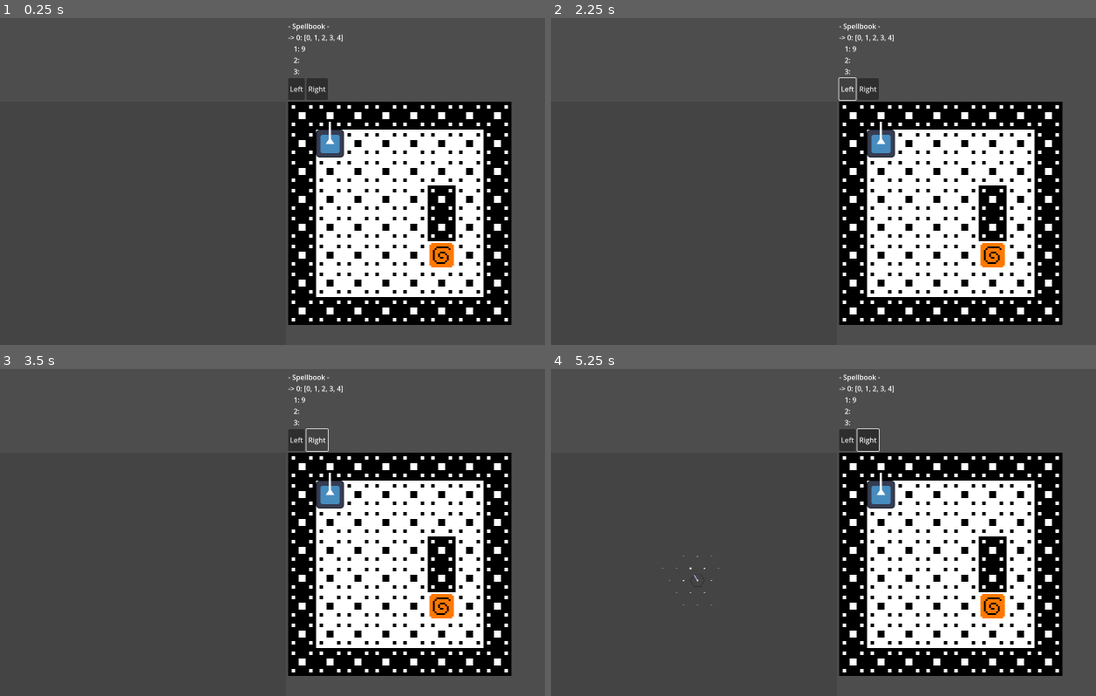
Above: before the commit, frames 1-4 (two rows, left to right).
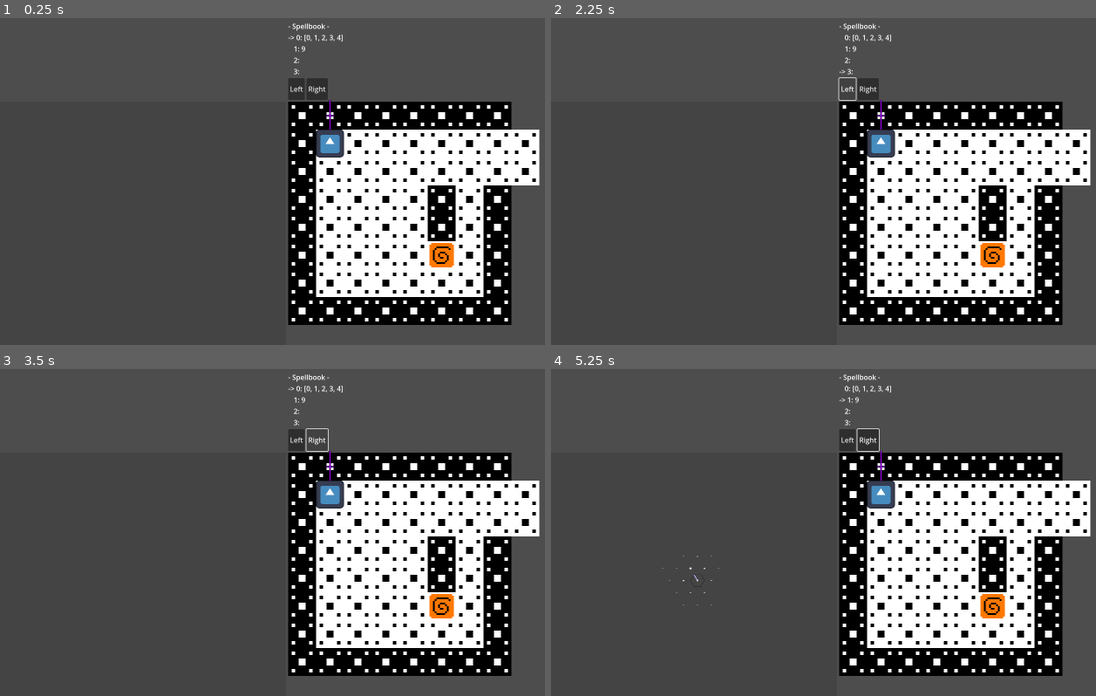
Above: after the commit, the same moments.

Repository: Nauviax/Hexgame
Game: Godot game, scene res://main_scene/main_scene.tscn
Same seed, same stepped clock (60 frames per second), same inputs: the game is played once before the commit and once after it. The engine's default icon, where the game draws it, is replaced by a stand-in: a white triangle on a blue panel in a dark square.
Inputs (mouse positions are in pixels of both pictures, inside the frame that each line leads up to):
- Up to frame 1 (0.25 s): no input
- Up to frame 2 (2.25 s): click "Left" at 0.5 s; click "Right" at 1.25 s; click "Left" at 2 s
- Up to frame 3 (3.5 s): click "Right" at 2.75 s
- Up to frame 4 (5.25 s): click "Left" at 3.5 s; click "Right" at 4.25 s; tap Enter at 5 s; move the mouse to (692, 575) at 5.02 s; click (692, 575) at 5.17 s

The runs differ from the first frame. In frame 1, 1.8% of the frame differs, in the area x 57-100%, y 25-52%; in frame 2, 1.9%; in frame 3, 1.8%; in frame 4, 1.9%, in the area x 52-100%, y 5-52%.

Commit message:
Raycasting implemented, block and entity. Player line looks cooler too.

Diff:
--- a/entity/non_player/iota_haver.gd
+++ b/entity/non_player/iota_haver.gd
@@ -13,7 +13,7 @@
 @export var sb_write: bool = true
 
 # Looking dir set (Should be normalized)
-@export var look_dir: Vector2 = Vector2(-1, 0)
+@export var look_dir: Vector2 = Vector2(-1.0, 0.0)
 
 # Init object
 func _ready():
--- a/entity/non_player/iota_haver.tscn
+++ b/entity/non_player/iota_haver.tscn
@@ -1,10 +1,18 @@
-[gd_scene load_steps=3 format=3 uid="uid://cbo0lm0clhhmu"]
+[gd_scene load_steps=4 format=3 uid="uid://cbo0lm0clhhmu"]
 
 [ext_resource type="Script" path="res://entity/non_player/iota_haver.gd" id="1_fbb2e"]
-[ext_resource type="Texture2D" uid="uid://cicqmvqwp8vi8" path="res://resources/sprites/temp/ShittyEntitySprite.png" id="2_aekvw"]
+[ext_resource type="Texture2D" uid="uid://cicqmvqwp8vi8" path="res://resources/sprites/ShittyEntitySprite.png" id="2_my1yg"]
+
+[sub_resource type="RectangleShape2D" id="RectangleShape2D_b3m4m"]
+size = Vector2(64, 64)
 
 [node name="IotaHaver" type="Node2D"]
 script = ExtResource("1_fbb2e")
 
 [node name="Sprite2D" type="Sprite2D" parent="."]
-texture = ExtResource("2_aekvw")
+texture = ExtResource("2_my1yg")
+
+[node name="StaticBody2D" type="StaticBody2D" parent="."]
+
+[node name="CollisionShape2D" type="CollisionShape2D" parent="StaticBody2D"]
+shape = SubResource("RectangleShape2D_b3m4m")
--- a/entity/player/player.gd
+++ b/entity/player/player.gd
@@ -18,13 +18,14 @@
 func _ready():
 	# Player character normally has 4 iota slots, and their spellbook can be read from but not written to externally.
 	entity.set_spellbook(true, false, player_sb)
+	entity.look_dir = Vector2(0.0, -1.0) # Init just look up
 
 # Func for aiming player's look line (Taking in mouse position)
 func set_look_dir(mouse_pos: Vector2):
 	# Set the look line's end position to the mouse position
 	look_line.points[1] = mouse_pos
 	# Adjust entity look unit vector
-	entity.look_dir = (mouse_pos - entity.pos).normalized()
+	entity.look_dir = mouse_pos.normalized()
 
 
 # Player controls
@@ -36,7 +37,4 @@
 		if event.button_index == MOUSE_BUTTON_RIGHT and event.is_pressed() == true:
 			print("Player recognized R_click")
 	if event is InputEventMouseMotion:
-		# Set the look line's end position to the mouse position
-		look_line.points[1] = to_local(event.position)
-		# Adjust entity look unit vector
-		entity.look_dir = (look_line.points[1] - position).normalized() # !!!!!!!!!! NOT LOCAL OR SOMETHING
+		set_look_dir(to_local(event.position))
--- a/entity/player/player.tscn
+++ b/entity/player/player.tscn
@@ -1,16 +1,27 @@
-[gd_scene load_steps=3 format=3 uid="uid://crqwgh2ejsj6j"]
+[gd_scene load_steps=5 format=3 uid="uid://crqwgh2ejsj6j"]
 
 [ext_resource type="Texture2D" uid="uid://deq85nlvq103y" path="res://icon.svg" id="1_3bml7"]
 [ext_resource type="Script" path="res://entity/player/player.gd" id="1_vgx7j"]
+[ext_resource type="Texture2D" uid="uid://bkenq7bgqh8cl" path="res://resources/sprites/LookLine.png" id="3_f244p"]
+
+[sub_resource type="RectangleShape2D" id="RectangleShape2D_r3tw1"]
+size = Vector2(64, 64)
 
 [node name="Player" type="Node2D"]
 script = ExtResource("1_vgx7j")
 player_sb = null
 
+[node name="Look_Dir" type="Line2D" parent="."]
+points = PackedVector2Array(0, 0, 0, -100)
+width = 64.0
+texture = ExtResource("3_f244p")
+texture_mode = 1
+
 [node name="Body" type="Sprite2D" parent="."]
+scale = Vector2(0.5, 0.5)
 texture = ExtResource("1_3bml7")
 
-[node name="Look_Dir" type="Line2D" parent="."]
-points = PackedVector2Array(0, 0, 0, -100)
+[node name="CharacterBody2D" type="CharacterBody2D" parent="."]
 
-[node name="RayCast2D" type="RayCast2D" parent="Look_Dir"]
+[node name="CollisionShape2D" type="CollisionShape2D" parent="CharacterBody2D"]
+shape = SubResource("RectangleShape2D_r3tw1")
--- a/hexecutor/hexecutor.gd
+++ b/hexecutor/hexecutor.gd
@@ -14,12 +14,12 @@
 # The stack (Very important)
 var stack = []
 
-# A reference to the level_info the caster is a part of.
+# A reference to the level_base the caster is a part of.
 # Used to get entities and other level data for certian patterns.
-var level_info = null
+var level_base = null
 
 # The entity casting this hex (Normally the player)
-# Should be an entity from level_info, but not *necessarily* the player.
+# Should be an entity from level_base, but not *necessarily* the player.
 var caster: Entity = null
 
 # Consideration Mode
@@ -47,8 +47,8 @@
 
 # Constructor
 # If not given a main_scene, will not update the stack display.
-func _init(level_info, caster, main_scene = null):
-	self.level_info = level_info
+func _init(level_base, caster, main_scene = null):
+	self.level_base = level_base
 	self.caster = caster
 	self.main_scene = main_scene
 
--- a/levels/base/level_base.gd
+++ b/levels/base/level_base.gd
@@ -8,9 +8,51 @@
 # Player object for the level
 @onready var player = $Player
 
+# Tilemap for the level
+@onready var tilemap = $TileMap
+
+# Raycast objects for the level (Enabled = false)
+@onready var raycast_b = $Hex_Block_Raycast
+@onready var raycast_e = $Hex_Entity_Raycast
+
 # Generate rest of base level info
 func _ready():
 	# Get all children, add to entities array if they are an entity (!!!)
 	for child in get_children():
 		if "entity" in child:
 			entities.append(child.entity)
+
+
+# Raycasts for hexes
+static var raycast_dist = 1024 # (16 * 64, or 16 tiles)
+func block_raycast(pos, dir):
+	raycast_b.target_position = dir * raycast_dist
+	raycast_b.position = pos
+	raycast_b.force_raycast_update() # Works while disabled
+	if not raycast_b.is_colliding():
+		return null
+	var hit_pos = tilemap.to_local(raycast_b.get_collision_point())
+	var adj_pos = hit_pos - (raycast_b.get_collision_normal() * Entity.FAKE_SCALE / 2) # Nudge half a tile's width (Correct tile selection)
+	return tilemap.local_to_map(adj_pos)
+
+func block_side_raycast(pos, dir):
+	raycast_b.target_position = dir * raycast_dist
+	raycast_b.position = pos
+	raycast_b.force_raycast_update() # Works while disabled
+	if not raycast_b.is_colliding():
+		return null
+	return raycast_b.get_collision_normal()
+
+func entity_raycast(pos, dir):
+	raycast_e.target_position = dir * raycast_dist
+	raycast_e.position = pos
+	raycast_e.force_raycast_update() # Works while disabled
+	# if not raycast_e.is_colliding():
+	# 	return null # Possibly redundant, but at least no surprises.
+	var hit = raycast_e.get_collider()
+	if hit == null:
+		return null # Miss
+	var hit_parent = hit.get_parent()
+	if not "entity" in hit_parent: # If we hit something that isn't an entity (Like a wall)
+		return null
+	return hit_parent.entity
--- a/levels/base/level_base.tscn
+++ b/levels/base/level_base.tscn
@@ -7,6 +7,14 @@
 [node name="LevelBase" type="Node2D"]
 script = ExtResource("1_3xh2x")
 
+[node name="Hex_Entity_Raycast" type="RayCast2D" parent="."]
+enabled = false
+collision_mask = 3
+
+[node name="Hex_Block_Raycast" type="RayCast2D" parent="."]
+enabled = false
+collision_mask = 2
+
 [node name="TileMap" type="TileMap" parent="."]
 tile_set = ExtResource("1_2okn0")
 format = 2
@@ -14,5 +22,3 @@
 
 [node name="Player" parent="." instance=ExtResource("2_avtny")]
 position = Vector2(96, 96)
-scale = Vector2(0.5, 0.5)
-player_sb = null
--- a/levels/test_level.tscn
+++ b/levels/test_level.tscn
@@ -5,11 +5,11 @@
 
 [node name="LevelBase" instance=ExtResource("1_eox3x")]
 
-[node name="TileMap" parent="." index="0"]
-layer_0/tile_data = PackedInt32Array(0, 0, 0, 65536, 0, 0, 1 …(116 unchanged characters)… 0, 5, 0, 0, 6, 0, 0, 7, 0, 0, 65543, 0, 0, 262151, 0, 0, 327687, 0, 0, 393223, 0, 0, 458758, 0, 0, 458757, 0, 0, 458756, 0, 0, 458755, 0, 0, 458754, 0, 0, 458753, 0, 0, 131079, 0, 0, 196615, 0, 0, 458759, 0, 0, 65537, 0, 1, 131073, 0, 1, 196609, 0, 1, 262145, 0, 1, 327681, 0, 1, 393217, 0, 1, 393218, 0, 1, 393219, 0, 1, 393220, 0, 1, 393221, 0, 1, 393222, 0, 1, 327686, 0, 1, 262150, 0, 1, 196614, 0, 1, 196613, 0, 0, 131077, 0, 1, 65541, 0, 1, 65542, 0, 1, 131078, 0, 1, 65540, 0, 1, 65539, 0, 1, 65538, 0, 1, 131074, 0, 1, 196610, 0, 1, 262147, 0, 1, 196612, 0, 1, 131076, 0, 1, 131075, 0, 1, 262146, 0, 1, 327682, 0, 1, 327683, 0, 1, 327684, 0, 1, 262148, 0, 1, 196611, 0, 1, 262149, 0, 0, 327685, 0, 1)
+[node name="TileMap" parent="." index="2"]
+layer_0/tile_data = PackedInt32Array(0, 0, 0, 65536, 0, 0, 1 …(116 unchanged characters)… 0, 5, 0, 0, 6, 0, 0, 7, 0, 0, 65543, 0, 1, 262151, 0, 0, 327687, 0, 0, 393223, 0, 0, 458758, 0, 0, 458757, 0, 0, 458756, 0, 0, 458755, 0, 0, 458754, 0, 0, 458753, 0, 0, 131079, 0, 1, 196615, 0, 0, 458759, 0, 0, 65537, 0, 1, 131073, 0, 1, 196609, 0, 1, 262145, 0, 1, 327681, 0, 1, 393217, 0, 1, 393218, 0, 1, 393219, 0, 1, 393220, 0, 1, 393221, 0, 1, 393222, 0, 1, 327686, 0, 1, 262150, 0, 1, 196614, 0, 1, 196613, 0, 0, 131077, 0, 1, 65541, 0, 1, 65542, 0, 1, 131078, 0, 1, 65540, 0, 1, 65539, 0, 1, 65538, 0, 1, 131074, 0, 1, 196610, 0, 1, 262147, 0, 1, 196612, 0, 1, 131076, 0, 1, 131075, 0, 1, 262146, 0, 1, 327682, 0, 1, 327683, 0, 1, 327684, 0, 1, 262148, 0, 1, 196611, 0, 1, 262149, 0, 0, 327685, 0, 1, 65544, 0, 1, 131080, 0, 1)
 
-[node name="Player" parent="." index="1"]
+[node name="IotaHaver" parent="." index="3" instance=ExtResource("2_a1eik")]
+position = Vector2(352, 352)
+
+[node name="Player" parent="." index="4"]
 player_sb = [[0.0, 1.0, 2.0, 3.0, 4.0], 9.0, null, null]
-
-[node name="IotaHaver" parent="." index="2" instance=ExtResource("2_a1eik")]
-position = Vector2(352, 352)
--- a/main_scene/level_control.gd
+++ b/main_scene/level_control.gd
@@ -6,8 +6,6 @@
 		# L_click to toggle player control
 		if event.button_index == MOUSE_BUTTON_LEFT and event.is_pressed() == true:
 			Globals.player_control = !Globals.player_control
-			print("Player control: ", Globals.player_control)
-			# Possibly also alert player entity of toggle here (!!!)
 
 # Ensures that the Area2D is always the same size as the control (Should just run once. _ready() gives 0,0)
 func _on_resized():
--- a/main_scene/main_scene.tscn
+++ b/main_scene/main_scene.tscn
@@ -111,5 +111,7 @@
 [node name="CollisionShape2D" type="CollisionShape2D" parent="HexDisplay/MarginContainer/LR_Split/Info_SB_Level/Level_Control/Level_Area2D/Area2D"]
 shape = SubResource("RectangleShape2D_u4ys3")
 
+[connection signal="pressed" from="HexDisplay/MarginContainer/LR_Split/Info_SB_Level/LR_Buttons/Sb_Left" to="HexDisplay" method="_on_sb_left_pressed"]
+[connection signal="pressed" from="HexDisplay/MarginContainer/LR_Split/Info_SB_Level/LR_Buttons/Sb_Right" to="HexDisplay" method="_on_sb_right_pressed"]
 [connection signal="resized" from="HexDisplay/MarginContainer/LR_Split/Info_SB_Level/Level_Control" to="HexDisplay/MarginContainer/LR_Split/Info_SB_Level/Level_Control" method="_on_resized"]
 [connection signal="input_event" from="HexDisplay/MarginContainer/LR_Split/Info_SB_Level/Level_Control/Level_Area2D/Area2D" to="HexDisplay/MarginContainer/LR_Split/Info_SB_Level/Level_Control" method="_on_level_area_2d_input_event"]
--- a/pattern/exe_folder/archers_distillation.gd
+++ b/pattern/exe_folder/archers_distillation.gd
@@ -1,5 +1,19 @@
-# Takes a position and a direction and returns the ENTITY hit by the raycast, or null if none is found.
-# Direction (normalized vector) should be on top of stack
+# Takes a position (b) and a direction (a) and returns the tile hit by the raycast.
+# Tile position is returned in fake coordinates, representing the centre of the tile hit. (Or null if no tile was hit)
+# Raycast distance should be 16 tiles.
 static var iota_count = 2
 static func execute(hexecutor, _pattern):
-	return "NOT_IMPLEMENTED_ERROR" # (!!!)
+	var stack = hexecutor.stack
+	var dir = stack.pop_back()
+	if not dir is Vector2:
+		stack.push_back(Bad_Iota.new())
+		return "Error: iota was not vector"
+	dir = dir.normalized()
+	var pos = stack.pop_back()
+	if not pos is Vector2:
+		stack.push_back(Bad_Iota.new())
+		return "Error: iota was not vector"
+	pos = Entity.fake_to_real(pos) # Convert to real position
+	var level_base = hexecutor.level_base # Used to do raycasting
+	stack.push_back(level_base.block_raycast(pos, dir)) # Return fake coords of tile hit
+	return ""
--- a/pattern/exe_folder/architects_distillation.gd
+++ b/pattern/exe_folder/architects_distillation.gd
@@ -1,6 +1,18 @@
-# Takes a position and a direction and returns the SIZE of the block hit by the raycast, or null if none is found.
-# If this hits the south face of a block, it would return [0, 1] (Because down is +y in Godot fuck me)
-# Direction (normalized vector) should be on top of stack
+# Takes a position (b) and a direction (a) and returns the SIDE of the tile hit by the raycast, or null if none is found.
+# If this hits the south face of a tile, it would return (0, 1)
 static var iota_count = 2
 static func execute(hexecutor, _pattern):
-	return "NOT_IMPLEMENTED_ERROR" # (!!!)
+	var stack = hexecutor.stack
+	var dir = stack.pop_back()
+	if not dir is Vector2:
+		stack.push_back(Bad_Iota.new())
+		return "Error: iota was not vector"
+	dir = dir.normalized()
+	var pos = stack.pop_back()
+	if not pos is Vector2:
+		stack.push_back(Bad_Iota.new())
+		return "Error: iota was not vector"
+	pos = Entity.fake_to_real(pos) # Convert to real position
+	var level_base = hexecutor.level_base # Used to do raycasting
+	stack.push_back(level_base.block_side_raycast(pos, dir)) # Return normal of tile hit
+	return ""
--- a/pattern/exe_folder/entity_purification.gd
+++ b/pattern/exe_folder/entity_purification.gd
@@ -7,7 +7,7 @@
 		stack.push_back(Bad_Iota.new())
 		return "Error: iota was not vector"
 	pos = Entity.fake_to_real(pos) # Convert to real position
-	var entities = hexecutor.level_info.entities
+	var entities = hexecutor.level_base.entities
 	for entity in entities:
 		if entity.get_pos().x == pos.x and entity.get_pos().y == pos.y:
 			stack.push_back(entity)
--- a/pattern/exe_folder/entity_purification_friendly.gd
+++ b/pattern/exe_folder/entity_purification_friendly.gd
@@ -7,7 +7,7 @@
 		stack.push_back(Bad_Iota.new())
 		return "Error: iota was not vector"
 	pos = Entity.fake_to_real(pos) # Convert to real position
-	var entities = hexecutor.level_info.entities
+	var entities = hexecutor.level_base.entities
 	for entity in entities:
 		if not entity.team == 1:
 			continue
--- a/pattern/exe_folder/entity_purification_hostile.gd
+++ b/pattern/exe_folder/entity_purification_hostile.gd
@@ -7,7 +7,7 @@
 		stack.push_back(Bad_Iota.new())
 		return "Error: iota was not vector"
 	pos = Entity.fake_to_real(pos) # Convert to real position
-	var entities = hexecutor.level_info.entities
+	var entities = hexecutor.level_base.entities
 	for entity in entities:
 		if not entity.team == -1:
 			continue
--- a/pattern/exe_folder/entity_purification_neutral.gd
+++ b/pattern/exe_folder/entity_purification_neutral.gd
@@ -7,7 +7,7 @@
 		stack.push_back(Bad_Iota.new())
 		return "Error: iota was not vector"
 	pos = Entity.fake_to_real(pos) # Convert to real position
-	var entities = hexecutor.level_info.entities
+	var entities = hexecutor.level_base.entities
 	for entity in entities:
 		if not entity.team == 0:
 			continue
--- a/pattern/exe_folder/scouts_distillation.gd
+++ b/pattern/exe_folder/scouts_distillation.gd
@@ -1,5 +1,18 @@
-# Takes a position and a direction and returns the ENTITY hit by the raycast, or null if none is found.
-# Direction (normalized vector) should be on top of stack
+# Takes a position (b) and a direction (a) and returns the ENTITY hit by the raycast, or null if none is found.
+# If the raycast hits a wall, returns null.
 static var iota_count = 2
 static func execute(hexecutor, _pattern):
-	return "NOT_IMPLEMENTED_ERROR" # (!!!)
+	var stack = hexecutor.stack
+	var dir = stack.pop_back()
+	if not dir is Vector2:
+		stack.push_back(Bad_Iota.new())
+		return "Error: iota was not vector"
+	dir = dir.normalized()
+	var pos = stack.pop_back()
+	if not pos is Vector2:
+		stack.push_back(Bad_Iota.new())
+		return "Error: iota was not vector"
+	pos = Entity.fake_to_real(pos) # Convert to real position
+	var level_base = hexecutor.level_base # Used to do raycasting
+	stack.push_back(level_base.entity_raycast(pos, dir)) # Return entity
+	return ""
--- a/pattern/exe_folder/thoths_gambit.gd
+++ b/pattern/exe_folder/thoths_gambit.gd
@@ -25,7 +25,7 @@
 
 	hexecutor.execution_depth += 1 # Prevent infinite recursion (!!! Should this be 8 or smth to reduce recursion for thoths? !!!)
 	var results = [] # List of results from each list iota.
-	var hexecutor2 = Hexecutor.new(hexecutor.level_info, hexecutor.caster) # New hexecutor for meta execution (New stack)
+	var hexecutor2 = Hexecutor.new(hexecutor.level_base, hexecutor.caster) # New hexecutor for meta execution (New stack)
 	hexecutor2.execution_depth = hexecutor.execution_depth # Execution depth persist to prevent infinite recursion
 
 	for iota in list:
--- a/pattern/exe_folder/zone_distillation_any.gd
+++ b/pattern/exe_folder/zone_distillation_any.gd
@@ -9,7 +9,7 @@
 		return "Error: invalid iota type recieved"
 	pos = Entity.fake_to_real(pos) # Convert to real position
 	dst = Entity.FAKE_SCALE * dst # Convert to real distance
-	var entities = hexecutor.level_info.entities
+	var entities = hexecutor.level_base.entities
 	var result = []
 	for entity in entities:
 		var dist = (entity.get_pos() - pos).length()
--- a/pattern/exe_folder/zone_distillation_friendly.gd
+++ b/pattern/exe_folder/zone_distillation_friendly.gd
@@ -9,7 +9,7 @@
 		return "Error: invalid iota type recieved"
 	pos = Entity.fake_to_real(pos) # Convert to real position
 	dst = Entity.FAKE_SCALE * dst # Convert to real distance
-	var entities = hexecutor.level_info.entities
+	var entities = hexecutor.level_base.entities
 	var result = []
 	for entity in entities:
 		if not entity.team == 1:
--- a/pattern/exe_folder/zone_distillation_hostile.gd
+++ b/pattern/exe_folder/zone_distillation_hostile.gd
@@ -9,7 +9,7 @@
 		return "Error: invalid iota type recieved"
 	pos = Entity.fake_to_real(pos) # Convert to real position
 	dst = Entity.FAKE_SCALE * dst # Convert to real distance
-	var entities = hexecutor.level_info.entities
+	var entities = hexecutor.level_base.entities
 	var result = []
 	for entity in entities:
 		if not entity.team == -1:
--- a/pattern/exe_folder/zone_distillation_neutral.gd
+++ b/pattern/exe_folder/zone_distillation_neutral.gd
@@ -9,7 +9,7 @@
 		return "Error: invalid iota type recieved"
 	pos = Entity.fake_to_real(pos) # Convert to real position
 	dst = Entity.FAKE_SCALE * dst # Convert to real distance
-	var entities = hexecutor.level_info.entities
+	var entities = hexecutor.level_base.entities
 	var result = []
 	for entity in entities:
 		if not entity.team == 0:
--- a/pattern/exe_folder/zone_distillation_non-friendly.gd
+++ b/pattern/exe_folder/zone_distillation_non-friendly.gd
@@ -9,7 +9,7 @@
 		return "Error: invalid iota type recieved"
 	pos = Entity.fake_to_real(pos) # Convert to real position
 	dst = Entity.FAKE_SCALE * dst # Convert to real distance
-	var entities = hexecutor.level_info.entities
+	var entities = hexecutor.level_base.entities
 	var result = []
 	for entity in entities:
 		if entity.team == 1:
--- a/pattern/exe_folder/zone_distillation_non-hostile.gd
+++ b/pattern/exe_folder/zone_distillation_non-hostile.gd
@@ -9,7 +9,7 @@
 		return "Error: invalid iota type recieved"
 	pos = Entity.fake_to_real(pos) # Convert to real position
 	dst = Entity.FAKE_SCALE * dst # Convert to real distance
-	var entities = hexecutor.level_info.entities
+	var entities = hexecutor.level_base.entities
 	var result = []
 	for entity in entities:
 		if entity.team == -1:
--- a/pattern/exe_folder/zone_distillation_non-neutral.gd
+++ b/pattern/exe_folder/zone_distillation_non-neutral.gd
@@ -9,7 +9,7 @@
 		return "Error: invalid iota type recieved"
 	pos = Entity.fake_to_real(pos) # Convert to real position
 	dst = Entity.FAKE_SCALE * dst # Convert to real distance
-	var entities = hexecutor.level_info.entities
+	var entities = hexecutor.level_base.entities
 	var result = []
 	for entity in entities:
 		if entity.team == 0:
--- a/project.godot
+++ b/project.godot
@@ -30,3 +30,8 @@
 window/size/viewport_width=1600
 window/size/viewport_height=900
 window/stretch/mode="viewport"
+
+[rendering]
+
+textures/canvas_textures/default_texture_filter=0
+textures/canvas_textures/default_texture_repeat=1
--- a/resources/tiles/Level_tileset.tres
+++ b/resources/tiles/Level_tileset.tres
@@ -15,6 +15,6 @@
 
 [resource]
 tile_size = Vector2i(64, 64)
-physics_layer_0/collision_layer = 1
+physics_layer_0/collision_layer = 2
 physics_layer_0/collision_mask = 0
 sources/0 = SubResource("TileSetAtlasSource_vrcgw")
Binary file added: resources/sprites/LookLine.png
Not shown, added: resources/sprites/LookLine.png.import
Renamed: resources/sprites/temp/ShittyEntitySprite.png -> resources/sprites/ShittyEntitySprite.png
Not shown, changed: resources/sprites/ShittyEntitySprite.png.import
